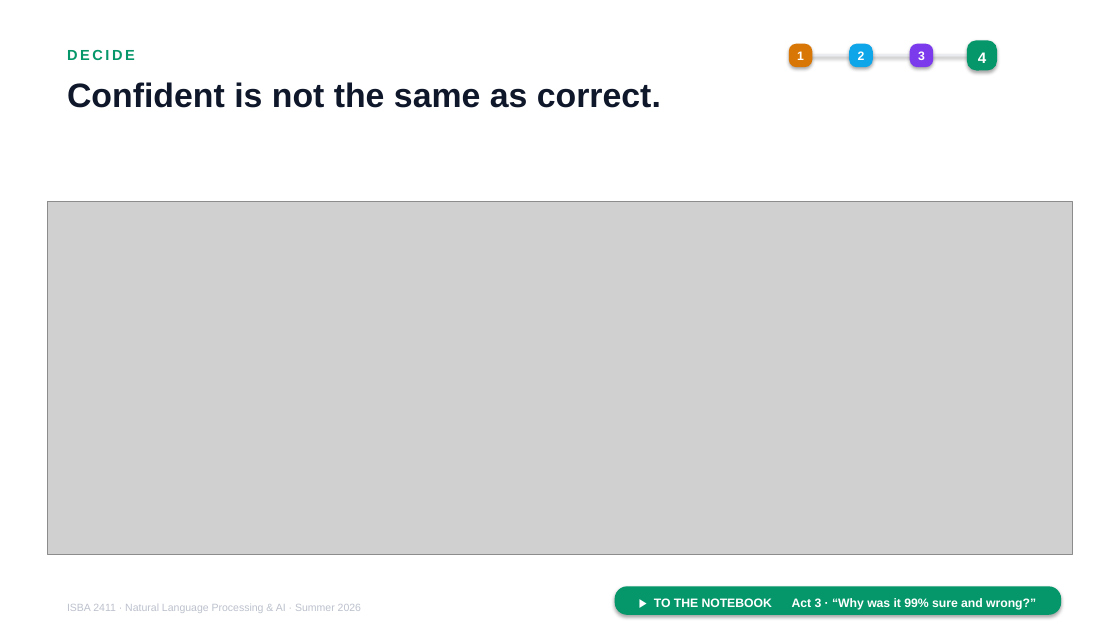
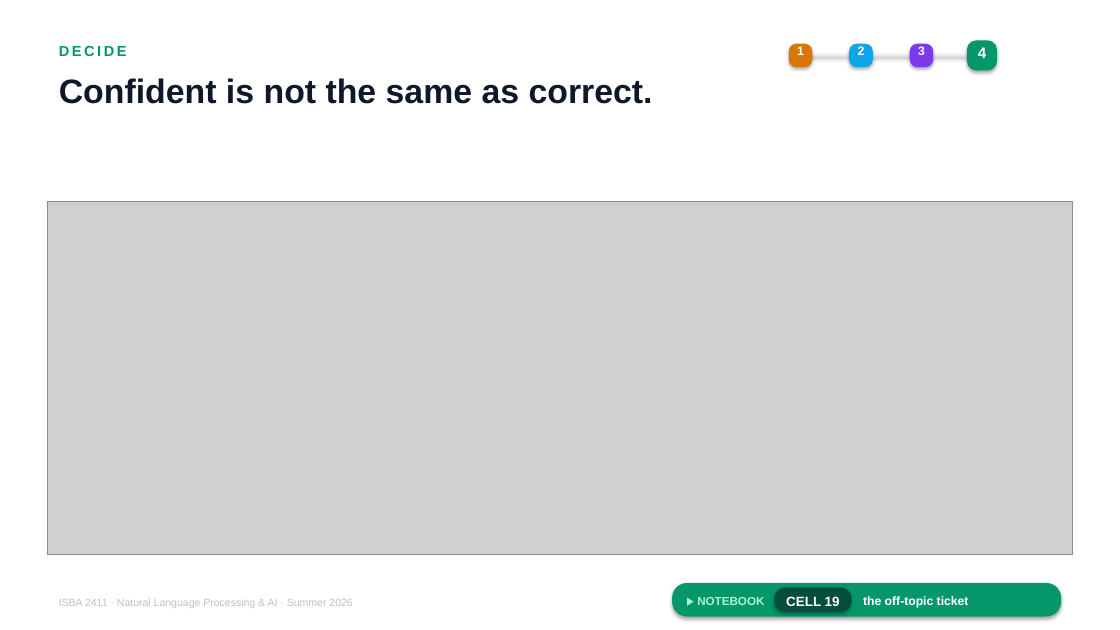
Before and after one commit to JulesMalin/isba2411-nlp, a slide deck: slide 20 of Week 7/L13_Support_Copilot.pptx. Drawn at 1120x630 pixels with LibreOffice and Linux fonts; fonts in the diff are those of the drawing; grey boxes stand for pictures. Boxes give left, top, right and bottom in pixels: in the first picture for what was removed or moved away, otherwise in the second. Text is boxed around its words. In the diff, an @@ line names an element or a change of style, - is before the commit and + after.

```diff
--- a/Week 7/L13_Support_Copilot.pptx
+++ b/Week 7/L13_Support_Copilot.pptx
@@ 7 texts: place and size @@
-7 texts at (67, 50, 986, 613)
+7 texts at (59, 46, 986, 608)
@@ text removed at (654, 598, 1036, 610) @@
-▶ TO THE NOTEBOOK Act 3 · “Why was it 99% sure and wrong?”
@@ rounded rectangle: place and size @@
-rounded rectangle at (615, 586, 1062, 615)
+rounded rectangle at (672, 583, 1061, 617)
@@ text added at (697, 597, 764, 605), 10 pt, text #A7F3D0, bold @@
+▶ NOTEBOOK
@@ rounded rectangle added at (775, 588, 851, 613), fill #064E3B @@
@@ text added at (786, 596, 840, 606), 11.5 pt, text #FFFFFF, bold @@
+CELL 19
@@ text added at (863, 596, 969, 608), 10.5 pt, text #FFFFFF, bold @@
+the off-topic ticket
```
Also in this commit, not shown: 16 other slides changed.
